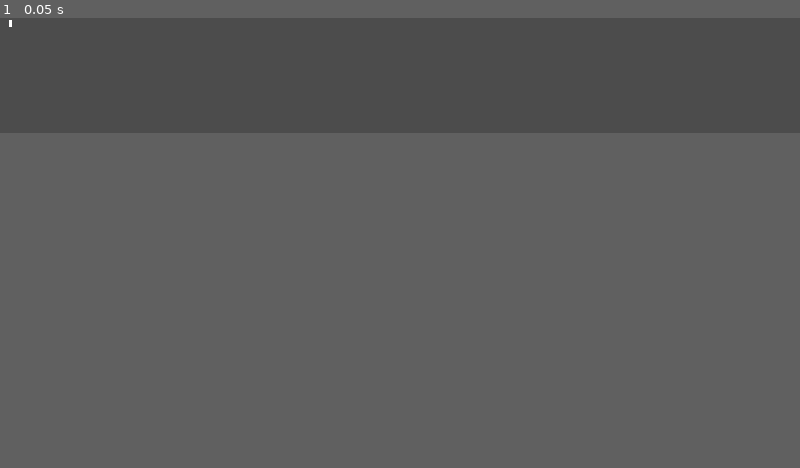
Above: before the commit, frame 1.
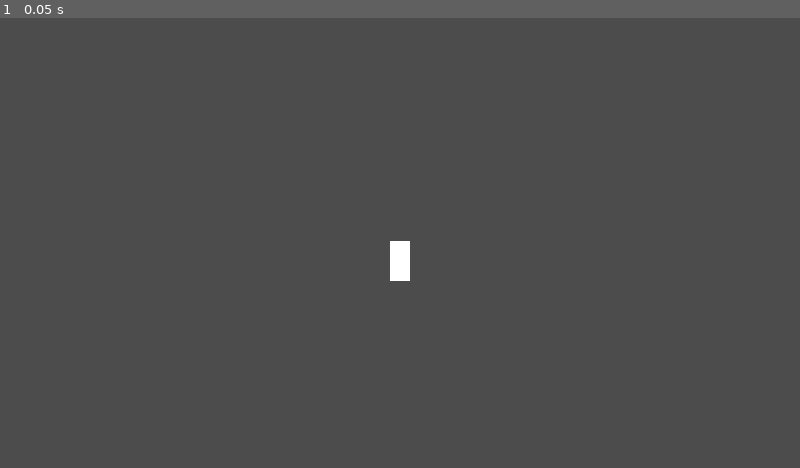
Above: after the commit, the same moment.

Repository: jonahshader/back5_platformer_unit3
Game: Godot game, scene res://scenes/Main.tscn
Two runs of this game, one before a commit and one after it. Both use one fixed random seed, a clock stepped at 60 frames per second and the inputs below.
Inputs:
- Up to frame 1 (0.05 s): no input
In our replay, the window is 800x115 before the commit and 800x450 after it. These sizes can differ from the game's own. Grey fills any space a smaller window leaves; there, only what the larger window draws over its background counts as a difference.

The runs differ from the first frame. In frame 1, 0.2% of the frame differs, in the area x 1-52%, y 0-59%.

Commit message:
added camera to player

Diff:
--- a/Prototype_Level_Layout.tscn
+++ b/Prototype_Level_Layout.tscn
@@ -6,7 +6,7 @@
 [node name="Node" type="Node"]
 
 [node name="Player" parent="." instance=ExtResource( 1 )]
-position = Vector2( 41.2725, 98.4189 )
+position = Vector2( 51.2359, 1020.76 )
 
 [node name="TileMap" parent="." instance=ExtResource( 2 )]
 tile_data = PoolIntArray( 458841, 0, 8, 458844, 0, 4, 458859, 0, 4, 524360, 0, 1, 524361, 0, 2, 524362, 0, 3, 524380, 0 …(4762 unchanged characters)…
--- a/project.godot
+++ b/project.godot
@@ -16,8 +16,8 @@
 
 [display]
 
-window/size/width=7500
-window/size/height=1080
+window/size/width=1280
+window/size/height=720
 window/size/fullscreen=true
 window/stretch/mode="2d"
 window/stretch/aspect="keep"
@@ -39,6 +39,8 @@
 jump={
 "deadzone": 0.5,
 "events": [ Object(InputEventKey,"resource_local_to_scene":false,"resource_name":"","device":0,"alt":false,"shift":false,"control":false,"meta":false,"command":false,"pressed":false,"scancode":32,"unicode":0,"echo":false,"script":null)
+, Object(InputEventKey,"resource_local_to_scene":false,"resource_name":"","device":0,"alt":false,"shift":false,"control":false,"meta":false,"command":false,"pressed":false,"scancode":87,"unicode":0,"echo":false,"script":null)
+, Object(InputEventKey,"resource_local_to_scene":false,"resource_name":"","device":0,"alt":false,"shift":false,"control":false,"meta":false,"command":false,"pressed":false,"scancode":16777232,"unicode":0,"echo":false,"script":null)
  ]
 }
 move_down={
--- a/scenes/objects/Player.tscn
+++ b/scenes/objects/Player.tscn
@@ -23,3 +23,7 @@
 position = Vector2( 0, -32 )
 scale = Vector2( 1.6, 3.2 )
 shape = SubResource( 1 )
+
+[node name="Camera2D" type="Camera2D" parent="."]
+offset = Vector2( 0, -60 )
+current = true
